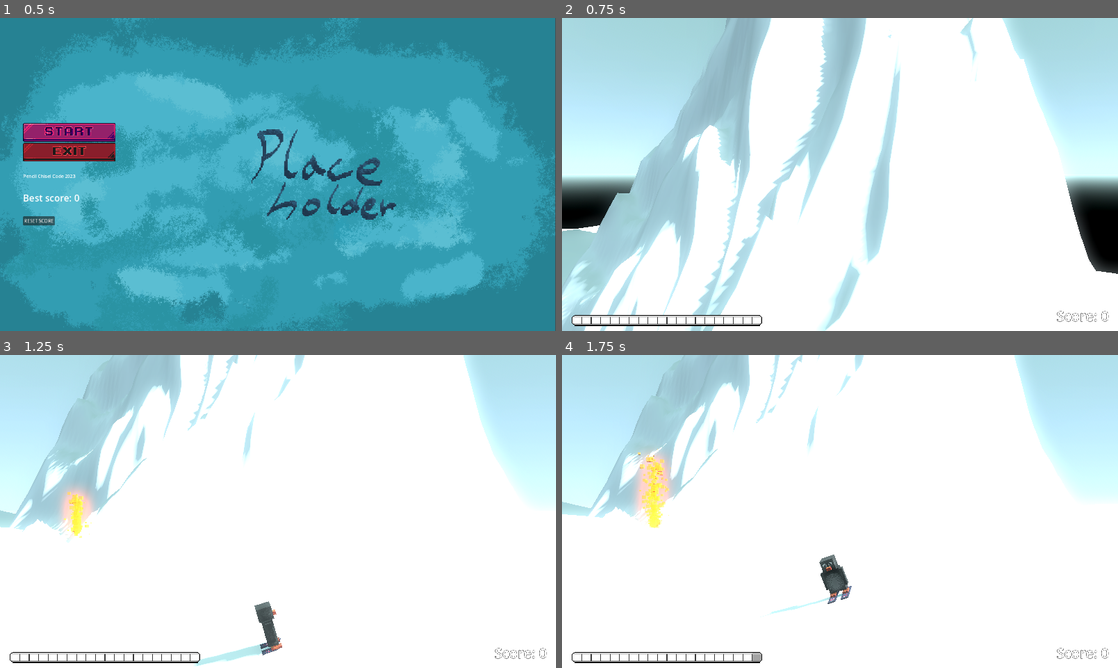
Above: before the commit, frames 1-4 (two rows, left to right).
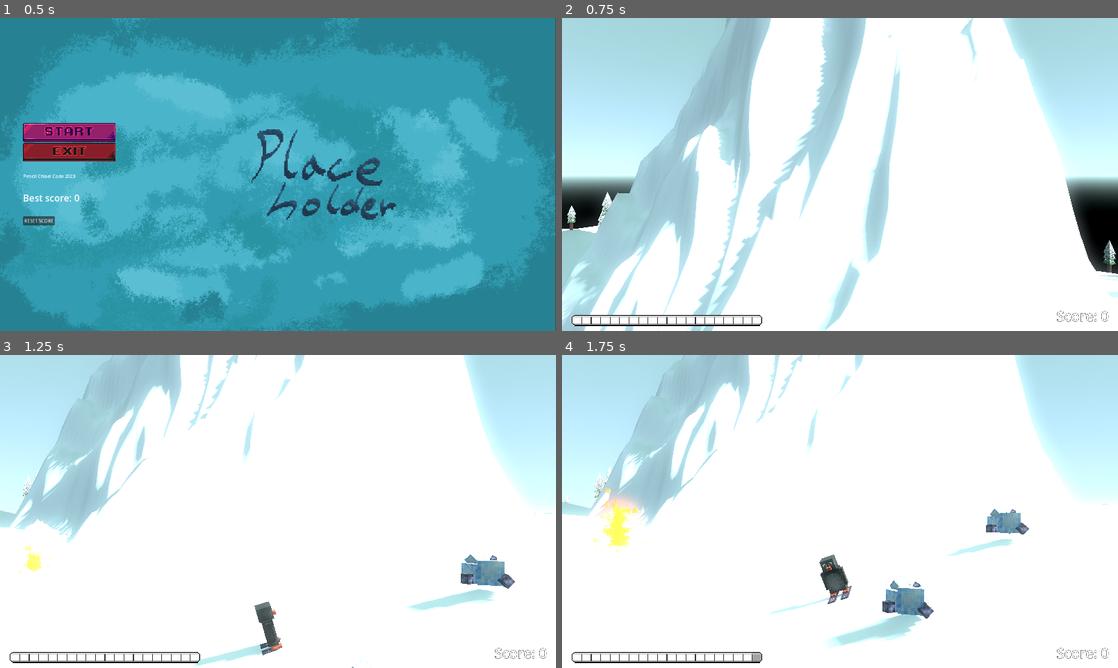
Above: after the commit, the same moments.

Repository: CodingBigTime/pencil-chisel-code-2023
Game: Godot game, scene res://scenes/ui/main_menu.tscn
The game is run twice, just before and just after one commit, with the same random seed, the same clock (stepped at 60 frames per second) and the same inputs. The engine's default icon, where the game draws it, is replaced by a stand-in: a white triangle on a blue panel in a dark square.
Inputs (mouse positions are in pixels of both pictures, inside the frame that each line leads up to):
- Up to frame 1 (0.5 s): no input
- Up to frame 2 (0.75 s): click (628, 133) at 0.5 s
- Up to frame 3 (1.25 s): no input
- Up to frame 4 (1.75 s): hold D (right) from 1.28 s (still down); tap Space (boost) at 1.35 s

Frame 1 is identical in both runs. In frame 2, 0.4% of the frame differs, in the area x 0-100%, y 55-90%; in frame 3, 2.2%; in frame 4, 4.3%, in the area x 0-99%, y 30-94%.

Commit message:
Implement instant spawners

Diff:
--- a/actors/player.gd
+++ b/actors/player.gd
@@ -3,7 +3,7 @@
 
 signal launch_weapon(weapon_name, launch_strength)
 signal boost_count_changed(new_value)
-signal increase_score(amount)
+signal increase_score_signal(amount)
 signal die
 
 signal player_position_changed(position: Vector3)
@@ -40,6 +40,10 @@
 		boost_count_changed.emit(boost_count)
 
 
+func increase_score(amount: int = 1):
+	increase_score_signal.emit(amount)
+
+
 func _physics_process(delta: float):
 	get_tree().call_group("enemies", "update_player_position", global_position)
 
@@ -48,7 +52,7 @@
 
 	# TODO: remove
 	if Input.is_action_just_pressed("score_debug"):
-		increase_score.emit(1)
+		increase_score_signal.emit(1)
 
 	var input_rotation = Input.get_action_strength("right") - Input.get_action_strength("left")
 	rotate(Vector3(0, -1, 0), input_rotation * delta * ROTATION_SPEED)
@@ -62,6 +66,11 @@
 
 	if Input.is_action_just_pressed("boost"):
 		boost()
+
+	# Handle collision
+	for body in get_colliding_bodies():
+		if body.is_in_group("weapon"):
+			launch_weapon.emit(body.name, linear_velocity * LAUNCH_FORCE)
 
 	velocity_xz = Vector2(linear_velocity.x, linear_velocity.z)
 	var velocity_xz_clamped = Trigonometry.clamp_vector_2d(velocity_xz, MAX_VELOCITY)
--- /dev/null
+++ b/objects/spawners/instant_spawner.gd
@@ -0,0 +1,8 @@
+extends Spawner
+
+@export var spawn_count: int
+
+
+func _ready():
+	for i in range(spawn_count):
+		spawn.emit(random_point())
--- /dev/null
+++ b/objects/spawners/periodic_spawner.gd
@@ -0,0 +1,13 @@
+extends Spawner
+
+@export var spawn_period: float
+
+var timer: float = 0.0
+
+
+# Called every frame. 'delta' is the elapsed time since the previous frame.
+func _process(delta):
+	timer += delta
+	if timer > spawn_period:
+		timer -= spawn_period
+		spawn.emit(random_point())
--- /dev/null
+++ b/objects/spawners/spawner.gd
@@ -0,0 +1,21 @@
+class_name Spawner
+extends Node
+
+signal spawn(point: Vector3)
+
+@export var min_distance: float = 0.0
+@export var max_distance: float
+@export var height: float = 0.0
+
+
+func random_point() -> Vector3:
+	for i in range(1000):
+		var x = randf_range(-max_distance, max_distance)
+		var z = randf_range(-max_distance, max_distance)
+		var dist = Vector2(x, z).length()
+		if dist < min_distance or dist > max_distance:
+			continue
+		return Vector3(x, height, z)
+
+	print("Failed to find a random point")
+	return Vector3.ZERO
--- /dev/null
+++ b/objects/spawners/spawner.tscn
@@ -0,0 +1,3 @@
+[gd_scene format=3 uid="uid://bmqcocleh68ms"]
+
+[node name="spawner" type="Node3D"]
--- /dev/null
+++ b/objects/tree.tscn
@@ -0,0 +1,23 @@
+[gd_scene load_steps=4 format=3 uid="uid://dlgttka7akmkb"]
+
+[ext_resource type="PackedScene" uid="uid://yygqa7ijffnf" path="res://assets/tree_3.gltf" id="1_u5ro0"]
+
+[sub_resource type="CylinderShape3D" id="CylinderShape3D_o81o4"]
+height = 10.0
+
+[sub_resource type="CylinderShape3D" id="CylinderShape3D_ldfl5"]
+height = 6.0
+radius = 1.5
+
+[node name="tree" type="StaticBody3D" groups=["environment", "tree"]]
+transform = Transform3D(1, 0, 0, 0, 1, 0, 0, 0, 1, 0, -1, 0)
+
+[node name="tree_3" parent="." instance=ExtResource("1_u5ro0")]
+
+[node name="CollisionShape3D" type="CollisionShape3D" parent="."]
+transform = Transform3D(1, 0, 0, 0, 1, 0, 0, 0, 1, 0, 5, 0)
+shape = SubResource("CylinderShape3D_o81o4")
+
+[node name="CollisionShape3D2" type="CollisionShape3D" parent="."]
+transform = Transform3D(1, 0, 0, 0, 1, 0, 0, 0, 1, 0, 7, 0)
+shape = SubResource("CylinderShape3D_ldfl5")
--- /dev/null
+++ b/scenes/glaciers.gd
@@ -0,0 +1,25 @@
+extends Node3D
+
+signal enemy_killed_signal
+
+@onready var glacier_resource: PackedScene = preload("res://objects/glacier.tscn")
+
+
+func spawn_glacier(point: Vector3) -> void:
+	# raycast cast down to find the ground
+	var raycast = RayCast3D.new()
+	add_child(raycast)
+	raycast.position = point
+	raycast.target_position = Vector3(0, -100, 0)
+	raycast.force_raycast_update()
+	if raycast.is_colliding():
+		var spawn_point = raycast.get_collision_point()
+		var glacier = glacier_resource.instantiate()
+		glacier.enemy_killed.connect(enemy_killed)
+		glacier.position = spawn_point
+		add_child(glacier)
+	remove_child(raycast)
+
+
+func enemy_killed() -> void:
+	enemy_killed_signal.emit()
--- a/scenes/main.gd
+++ b/scenes/main.gd
@@ -6,7 +6,8 @@
 	$player.die.connect(GlobalState.make_game_over_visible)
 	$player.boost_count_changed.connect($main_ui/AspectRatioContainer/boost_bar.update_value)
 	$player.boost_count_changed.emit($player.boost_count)
-	$player.increase_score.connect($main_ui/AspectRatioContainer2/score_label.increase_score)
+	$player.increase_score_signal.connect($main_ui/AspectRatioContainer2/score_label.increase_score)
+	$glaciers.enemy_killed_signal.connect($player.increase_score)
 	$AudioStreamPlayer3D.play()
 
 
--- a/scenes/main.tscn
+++ b/scenes/main.tscn
@@ -1,15 +1,33 @@
-[gd_scene load_steps=19 format=3 uid="uid://dxjw1mwn4i5cu"]
+[gd_scene load_steps=24 format=3 uid="uid://dxjw1mwn4i5cu"]
 
 [ext_resource type="PackedScene" uid="uid://cup6i73gp2txa" path="res://actors/player.tscn" id="1_7ud0s"]
 [ext_resource type="Script" path="res://scenes/main.gd" id="1_dxlqq"]
 [ext_resource type="Script" path="res://scenes/Camera3D.gd" id="2_nl8p7"]
+[ext_resource type="PackedScene" uid="uid://bmqcocleh68ms" path="res://objects/spawners/spawner.tscn" id="3_xi66a"]
 [ext_resource type="PackedScene" uid="uid://b54oqd74o7jyk" path="res://assets/map7.glb" id="4_4337f"]
-[ext_resource type="PackedScene" uid="uid://cyhcfsvkd2wxc" path="res://objects/glacier.tscn" id="4_f4xd1"]
+[ext_resource type="Script" path="res://objects/spawners/periodic_spawner.gd" id="4_b5dko"]
+[ext_resource type="PackedScene" uid="uid://bs874u23dhorv" path="res://actors/enemy.tscn" id="4_g7cr1"]
 [ext_resource type="PackedScene" uid="uid://cn6lce1nym2nc" path="res://scenes/ui/main_ui.tscn" id="5_hp1v1"]
 [ext_resource type="PackedScene" uid="uid://0e5lvk8aogo1" path="res://assets/tower.gltf" id="8_he10b"]
-[ext_resource type="Texture2D" uid="uid://d4mu8kerxtrmr" path="res://icon.svg" id="9_i78qh"]
+[ext_resource type="Texture2D" uid="uid://br6b1hw7bl23f" path="res://icon.svg" id="9_i78qh"]
 [ext_resource type="AudioStream" uid="uid://dmf3b3ra84idr" path="res://assets/sfx/bgm.mp3" id="10_alopi"]
-[ext_resource type="PackedScene" uid="uid://dn1acga816cwk" path="res://actors/enemy.tscn" id="10_os2wf"]
+[ext_resource type="Script" path="res://scenes/trees.gd" id="12_yu1yo"]
+[ext_resource type="Script" path="res://objects/spawners/instant_spawner.gd" id="13_qygkj"]
+[ext_resource type="Script" path="res://scenes/glaciers.gd" id="14_7bx01"]
+
+[sub_resource type="GDScript" id="GDScript_1wg7g"]
+script/source = "extends Spawner
+
+
+# Called when the node enters the scene tree for the first time.
+func _ready():
+	pass  # Replace with function body.
+
+
+# Called every frame. 'delta' is the elapsed time since the previous frame.
+func _process(delta):
+	pass
+"
 
 [sub_resource type="ProceduralSkyMaterial" id="ProceduralSkyMaterial_h6sp0"]
 sky_top_color = Color(0.47451, 0.635294, 0.639216, 1)
@@ -66,6 +84,13 @@
 transform = Transform3D(1, 3.02311e-09, -4.40691e-10, -2.23539e-11, 1, -1.24232e-11, 1.1314e-11, -1.51891e-09, 1, 51.9543, -13.0731, 5.47835)
 starting_boost_count = 20
 
+[node name="spawners" type="Node3D" parent="player"]
+transform = Transform3D(1, -1.25397e-09, 3.49246e-10, 3.41061e-13, 1, 0, 0, 6.40284e-10, 1, -51.9589, 8.24054, -5.68837)
+script = SubResource("GDScript_1wg7g")
+
+[node name="spawner" parent="player/spawners" instance=ExtResource("3_xi66a")]
+script = ExtResource("4_b5dko")
+
 [node name="Camera3D" type="Camera3D" parent="."]
 transform = Transform3D(1, 7.25549e-10, 1.07102e-08, 2.33399e-10, 1, 1.22236e-08, 0, -4.07454e-10, 1, -0.874826, 26.6851, -0.0629961)
 current = true
@@ -96,7 +121,7 @@
 draw_pass_1 = SubResource("RibbonTrailMesh_a8buv")
 
 [node name="map" parent="." instance=ExtResource("4_4337f")]
-transform = Transform3D(10, 0, 0, 0, 10, 0, 0, 0, 10, 0, 0, 0)
+transform = Transform3D(10, 4.95675e-10, 0, -6.93944e-10, 10, 0, 9.31323e-10, 0, 10, 0, 0, 0)
 
 [node name="main_ui" parent="." instance=ExtResource("5_hp1v1")]
 script = SubResource("GDScript_gull0")
@@ -112,8 +137,29 @@
 [node name="AudioStreamPlayer3D" type="AudioStreamPlayer3D" parent="."]
 stream = ExtResource("10_alopi")
 
-[node name="Glacier" parent="." instance=ExtResource("4_f4xd1")]
-transform = Transform3D(1.99998, 0.00718861, -0.00363455, -0.00718547, 1.99999, 0.00173203, 0.00364075, -0.00171896, 2, 44.7044, -17.0466, 20.347)
+[node name="trees" type="Node3D" parent="."]
+script = ExtResource("12_yu1yo")
 
-[node name="Enemy" parent="." instance=ExtResource("10_os2wf")]
-transform = Transform3D(1, 3.43525e-10, 2.49698e-11, -2.23539e-11, 1, -1.24232e-11, 1.1314e-11, -1.80136e-10, 1, 26.0671, -10.7253, 19.0505)
+[node name="tree_spawner" parent="." instance=ExtResource("3_xi66a")]
+transform = Transform3D(1, 6.08679e-10, -5.82077e-10, 3.41061e-13, 1, 0, 0, -2.91038e-10, 1, 0, 40, 0)
+script = ExtResource("13_qygkj")
+spawn_count = 100
+min_distance = 40.0
+max_distance = 160.0
+
+[node name="glaciers" type="Node3D" parent="."]
+transform = Transform3D(1, 1.42677e-10, -1.16415e-10, 3.41061e-13, 1, 0, 0, -5.82077e-11, 1, 0, 0, 0)
+script = ExtResource("14_7bx01")
+
+[node name="glacier_spawner" parent="." instance=ExtResource("3_xi66a")]
+transform = Transform3D(1, 0, 0, 0, 1, 0, 0, 0, 1, 0, 40, 0)
+script = ExtResource("13_qygkj")
+spawn_count = 100
+min_distance = 40.0
+max_distance = 160.0
+
+[node name="Enemy" parent="." instance=ExtResource("4_g7cr1")]
+transform = Transform3D(1, 2.70575e-09, -2.67755e-09, 3.41061e-13, 1, 0, 0, -1.33878e-09, 1, 34.9418, -14.1823, 18.9793)
+
+[connection signal="spawn" from="tree_spawner" to="trees" method="spawn_tree"]
+[connection signal="spawn" from="glacier_spawner" to="glaciers" method="spawn_glacier"]
--- /dev/null
+++ b/scenes/trees.gd
@@ -0,0 +1,18 @@
+extends Node3D
+
+@onready var tree_resource: PackedScene = preload("res://objects/tree.tscn")
+
+
+func spawn_tree(point: Vector3) -> void:
+	# raycast cast down to find the ground
+	var raycast = RayCast3D.new()
+	add_child(raycast)
+	raycast.position = point
+	raycast.target_position = Vector3(0, -100, 0)
+	raycast.force_raycast_update()
+	if raycast.is_colliding() and not raycast.get_collider().is_in_group("tree"):
+		var spawn_point = raycast.get_collision_point()
+		var tree = tree_resource.instantiate()
+		tree.position = spawn_point
+		add_child(tree)
+	remove_child(raycast)
Not shown, added: assets/tree_3.gltf
Not shown, added: assets/tree_3.gltf.import
Binary file added: assets/tree_3_0.png
Not shown, changed: assets/tree_3_0.png.import
